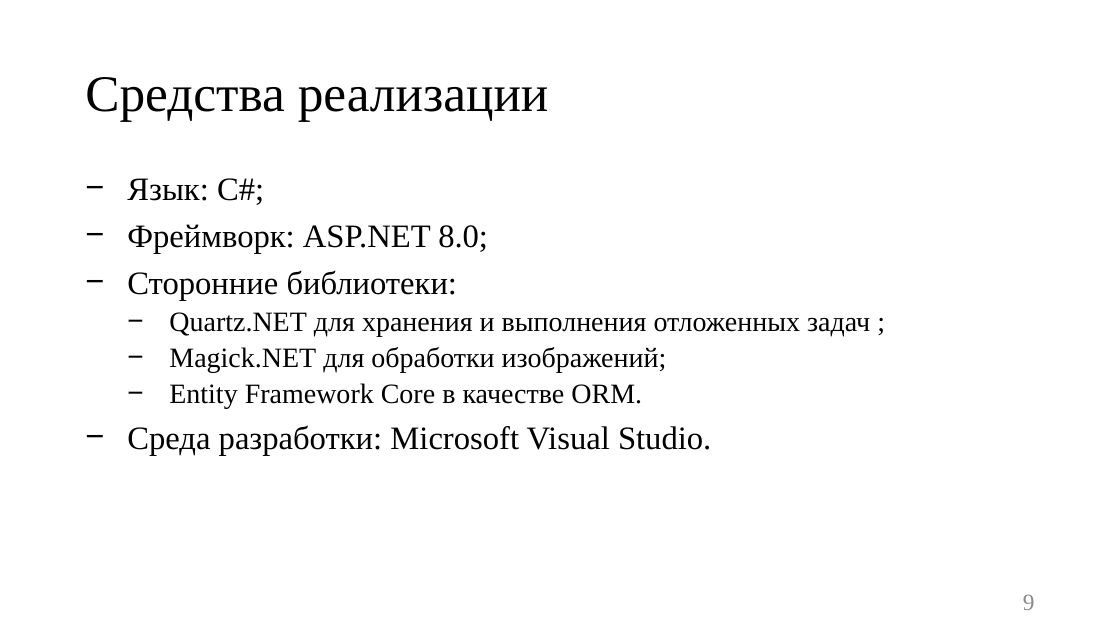
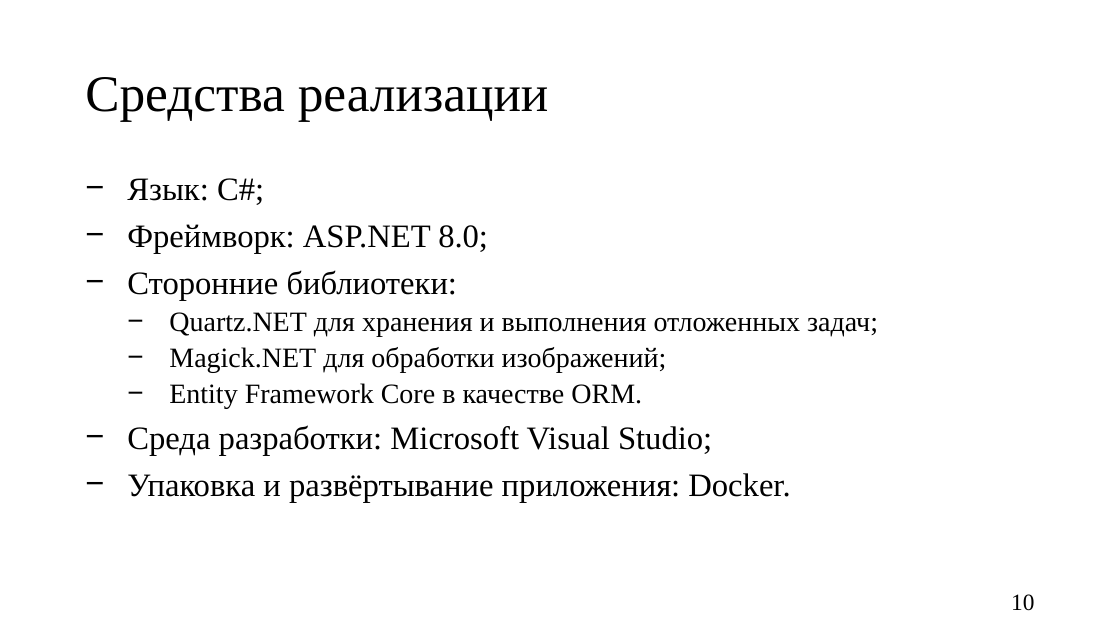
Before and after one commit to Kukushenok/competitive-math-game, a slide deck: slide 10 of docs/presentation.pptx (slide 9 before the commit). Drawn at 1120x630 pixels with LibreOffice and Linux fonts; fonts in the diff are those of the drawing. Boxes give left, top, right and bottom in pixels: in the first picture for what was removed or moved away, otherwise in the second. Text is boxed around its words. In the diff, an @@ line names an element or a change of style, - is before the commit and + after.

```diff
--- a/docs/presentation.pptx
+++ b/docs/presentation.pptx
@@ text at (x1=169, y1=312, x2=878, y2=336): spaces changed @@
-  − Quartz.NET для хранения и выполнения отложенных задач ;
+  − Quartz.NET для хранения и выполнения отложенных задач;
@@ text at (x1=127, y1=425, x2=790, y2=502): text changed @@
-− Среда разработки: Microsoft Visual Studio.
+− Среда разработки: Microsoft Visual Studio;
+− Упаковка и развёртывание приложения: Docker.
@@ page number at (x1=1011, y1=594, x2=1034, y2=611): text changed; text colour #8C8C8C to #000000 @@
-9
+10
```
Also in this commit, not shown: 8 other slides changed, 2 slides added, 14 other files.
